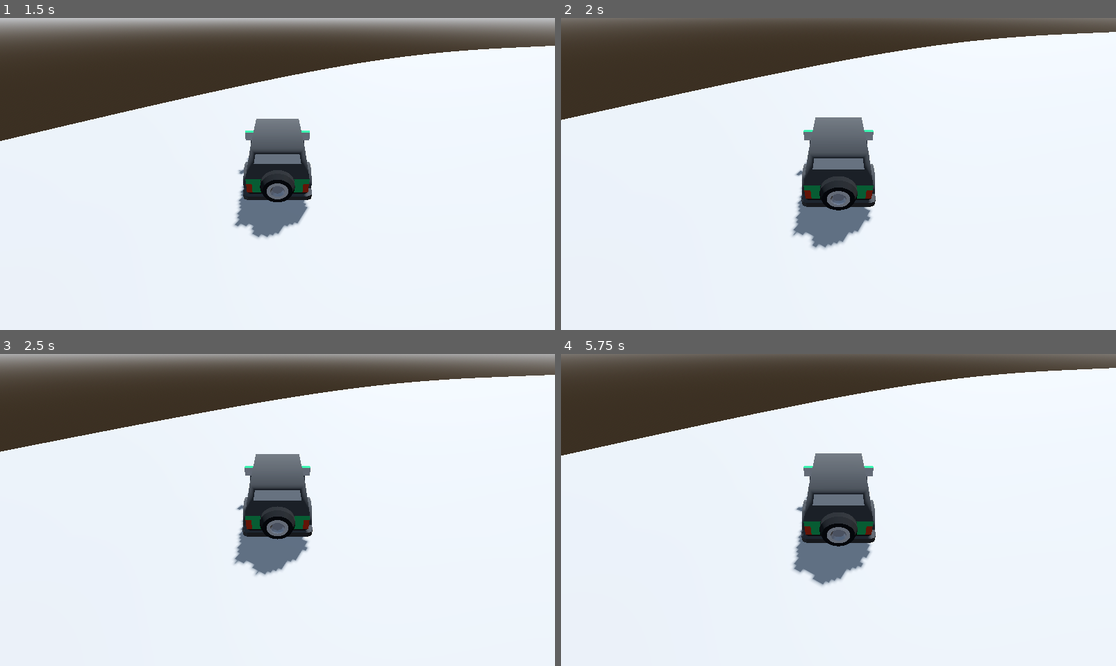
Above: before the commit, frames 1-4 (two rows, left to right).
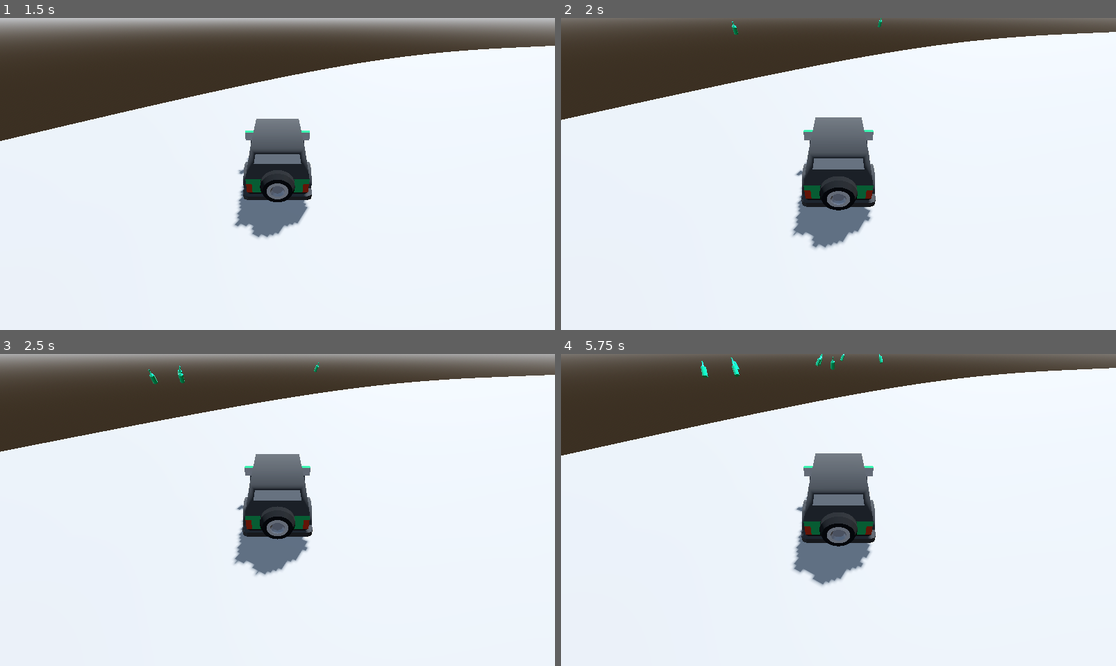
Above: after the commit, the same moments.

Repository: VriskaSekret/car_game
Game: Godot game, scene res://scenes/test_scene.tscn
Two runs of this game, one before a commit and one after it. Both use one fixed random seed, a clock stepped at 60 frames per second and the inputs below.
Inputs:
- Up to frame 1 (1.5 s): hold D (steer_right) 0.53-1.28 s; tap Space at 0.77 s; hold S (brake) from 1.28 s (still down)
- Up to frame 2 (2 s): keep holding S (brake); tap Space at 1.52 s
- Up to frame 3 (2.5 s): release S (brake) at 2.03 s; hold D (steer_right) from 2.03 s (still down)
- Up to frame 4 (5.75 s): release D (steer_right) at 2.78 s; hold W (accelerate) 2.78-3.53 s; tap Space at 3.02, 3.77, 4.52 s; hold A (steer_left) 3.53-5.03 s; hold S (brake) from 5.03 s (still down)

Frame 1 is identical in both runs. In frame 2, less than 0.1% of the frame differs, in the area x 30-58%, y 0-6%; in frame 3, less than 0.1%; in frame 4, 0.2%, in the area x 25-58%, y 0-8%.

Commit message:
Power up spawning

Diff:
--- /dev/null
+++ b/scenes/driving_path.gd
@@ -0,0 +1,44 @@
+extends Node3D
+
+@export var powerup_scene: PackedScene  # Assign your power-up scene in the inspector
+@export var player: Node3D  # Assign the player node here in the inspector
+@export var min_distance: float = 10.0  # Min spawn distance from player
+@export var max_distance: float = 50.0  # Max spawn distance from player
+@export var spawn_interval: float = 1.0  # Distance the player must travel before spawning
+@export var track_width: float = 20.0  # Adjust based on track width
+
+var last_spawn_position: Vector3  # Track last spawn position
+
+func _ready():
+	last_spawn_position = player.global_transform.origin
+
+func _process(delta):
+	var distance_traveled = player.global_transform.origin.distance_to(last_spawn_position)
+
+	if distance_traveled >= spawn_interval:
+		last_spawn_position = player.global_transform.origin
+		spawn_powerup()
+
+func spawn_powerup():
+	var track_curve = self.curve  # Correctly get the track's curve
+	var track_length = track_curve.get_baked_length()
+
+	# Find closest point on track to the player
+	var player_pos = player.global_transform.origin
+	var closest_offset = track_curve.get_closest_offset(player_pos)
+
+	# Generate a random distance ahead of the player
+	var spawn_offset = fmod(closest_offset + randf_range(min_distance, max_distance), track_length)
+	var spawn_position = track_curve.sample_baked(spawn_offset)
+
+	# Adjust left-right variation within track width
+	var track_rotation = track_curve.sample_baked_with_rotation(spawn_offset)
+	var right_vector = track_rotation.basis.x  # Side direction of track
+	var lateral_shift = randf_range(-track_width / 2, track_width / 2)
+
+	# Spawn power-up
+	var powerup = powerup_scene.instantiate()
+	get_parent().add_child(powerup)  # First add it to the scene
+
+	# Now set its position safely
+	powerup.global_transform.origin = spawn_position + (right_vector * lateral_shift)
--- a/scenes/test_scene.tscn
+++ b/scenes/test_scene.tscn
@@ -1,7 +1,9 @@
-[gd_scene load_steps=7 format=3 uid="uid://be1mi7mimuwfx"]
+[gd_scene load_steps=9 format=3 uid="uid://be1mi7mimuwfx"]
 
 [ext_resource type="Script" uid="uid://ivl5u3ahogss" path="res://scripts/Camera3D.gd" id="1_j8ivh"]
 [ext_resource type="PackedScene" uid="uid://dbl4bno5e48ka" path="res://scenes/car.tscn" id="3_jaglt"]
+[ext_resource type="Script" uid="uid://bm7mjr06eshp0" path="res://scenes/driving_path.gd" id="3_nd71p"]
+[ext_resource type="PackedScene" uid="uid://bc5eqimuylhd0" path="res://scenes/beer.tscn" id="4_7ddre"]
 
 [sub_resource type="ProceduralSkyMaterial" id="ProceduralSkyMaterial_74a4f"]
 sky_horizon_color = Color(0.64625, 0.65575, 0.67075, 1)
@@ -43,9 +45,12 @@
 [node name="Car" parent="." instance=ExtResource("3_jaglt")]
 transform = Transform3D(1, 0, 0, 0, 1, 0, 0, 0, 1, 0, 1.70521, -230.383)
 
-[node name="Path3D" type="Path3D" parent="."]
+[node name="Path3D" type="Path3D" parent="." node_paths=PackedStringArray("player")]
 transform = Transform3D(1, 0, 0, 0, 1, 0, 0, 0, 1, 2.65138, 0, 16.1946)
 curve = SubResource("Curve3D_uhqqe")
+script = ExtResource("3_nd71p")
+powerup_scene = ExtResource("4_7ddre")
+player = NodePath("../Car")
 
 [node name="CSGPolygon3D" type="CSGPolygon3D" parent="Path3D"]
 use_collision = true
Not shown, added: scenes/driving_path.gd.uid
